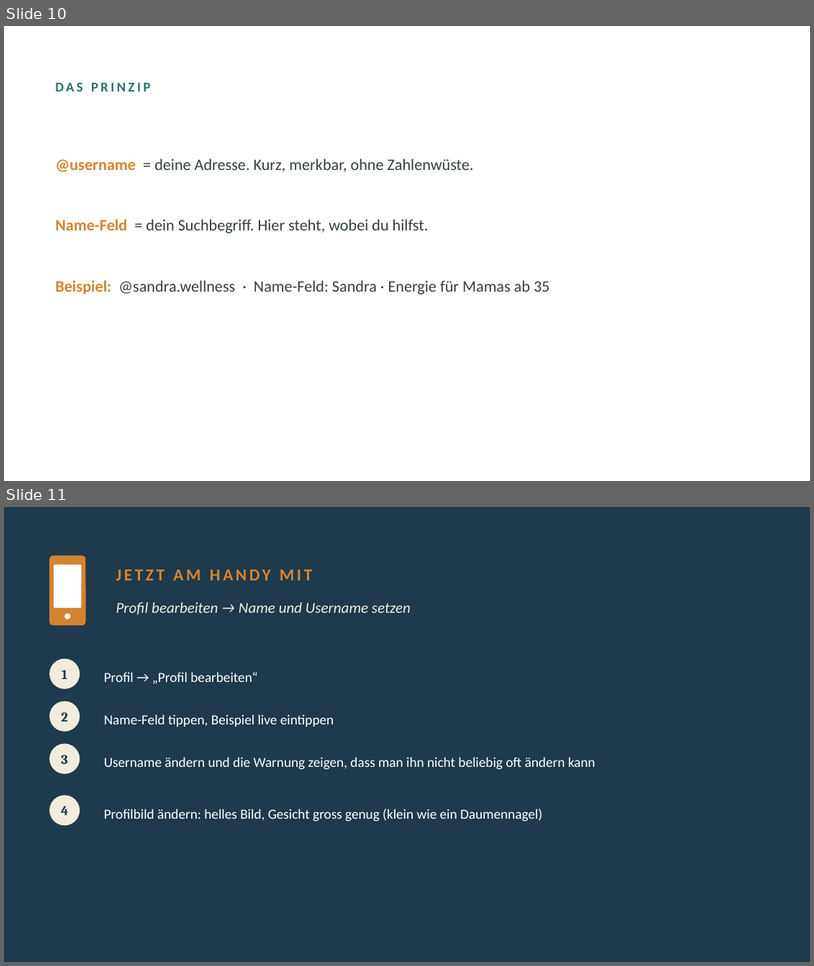
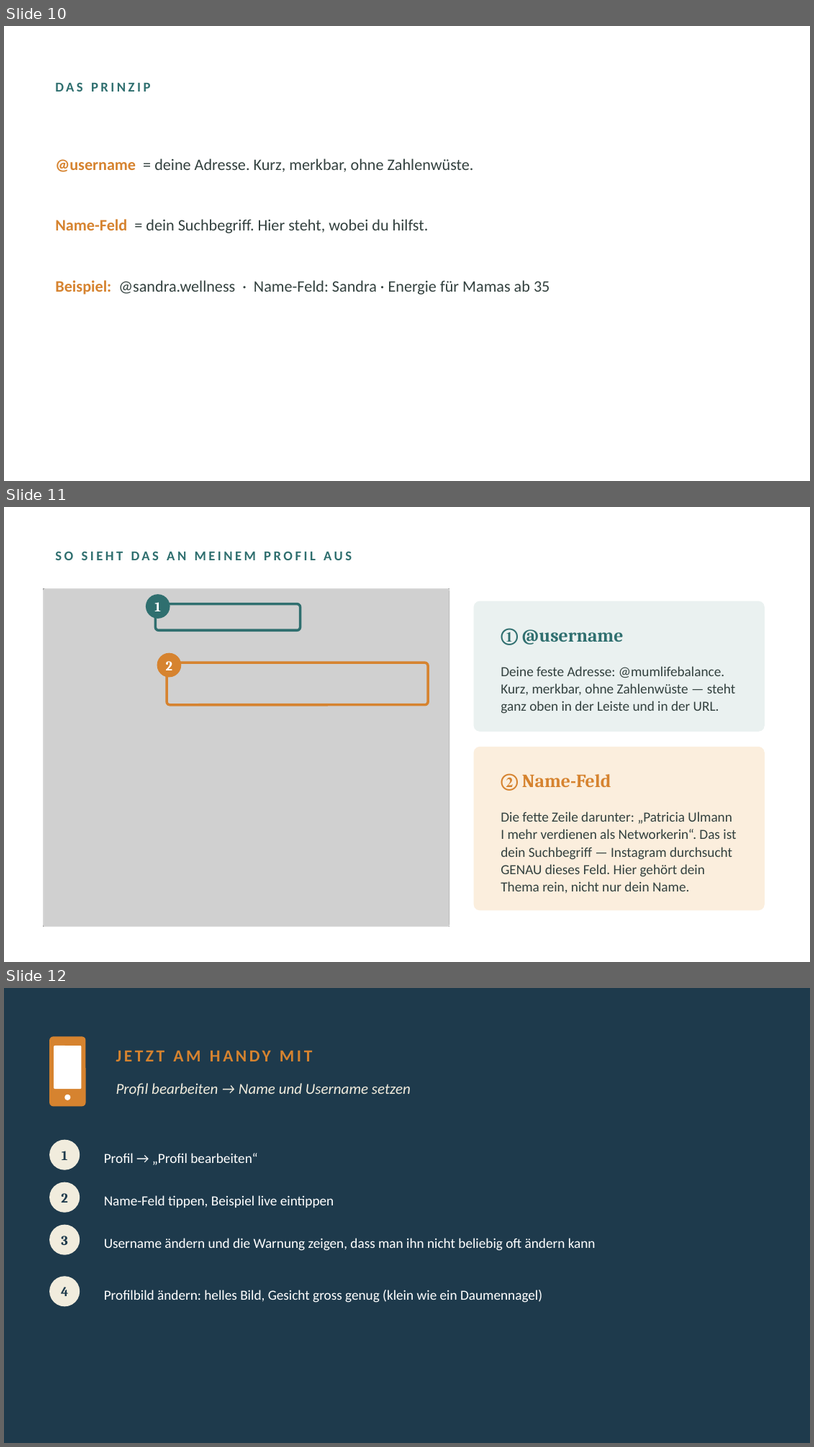
Before and after one commit to pnulmann-hue/mumlifebalance-workspace, a slide deck: outputs/produkte/instagram-startklar/06-praesentation/startklar-modul-1.pptx. Shown one above the other, each under a label of ours: slides 10 and 11 before the commit, slides 10, 11 and 12 after it. The pictures are 814x966 and 814x1447 pixels, drawn with LibreOffice and Linux fonts; fonts in the diff are those of the drawing; grey boxes stand for pictures. Boxes give left, top, right and bottom in pixels: in the first picture for what was removed or moved away, otherwise in the second. Text is boxed around its words. In the diff, an @@ line names an element or a change of style, - is before the commit and + after.

```diff
--- a/outputs/produkte/instagram-startklar/06-praesentation/startklar-modul-1.pptx
+++ b/outputs/produkte/instagram-startklar/06-praesentation/startklar-modul-1.pptx
@@ slide 11 added at box(4, 507, 810, 962), background #FFFFFF @@
@@ text added at box(55, 551, 352, 560), 16 pt, text #2F6F6F, bold @@
+SO SIEHT DAS AN MEINEM PROFIL AUS
@@ picture added at box(44, 589, 450, 926) @@
@@ rounded rectangle added at box(44, 589, 450, 926), outline #D9D9D9 1 pt @@
@@ ellipse added at box(146, 594, 170, 619), fill #2F6F6F, 16 pt, text #FFFFFF, bold @@
+1
@@ rounded rectangle added at box(156, 604, 301, 630), outline #2F6F6F 3 pt @@
@@ rounded rectangle added at box(474, 601, 765, 732), fill #EAF1F0 @@
@@ text added at box(501, 628, 624, 645), 22 pt, text #2F6F6F, bold @@
+① @username
@@ ellipse added at box(157, 653, 181, 678), fill #D6832F, 16 pt, text #FFFFFF, bold @@
+2
@@ rounded rectangle added at box(167, 663, 428, 705), outline #D6832F 3 pt @@
@@ text added at box(501, 666, 736, 714), 16.5 pt, text #33413F @@
+Deine feste Adresse: @mumlifebalance. Kurz, merkbar, ohne Zahlenwüste — steht ganz oben in der Leiste und in der URL.
@@ rounded rectangle added at box(474, 747, 765, 910), fill #FBEEDD @@
@@ text added at box(501, 773, 611, 791), 22 pt, text #D6832F, bold @@
+② Name-Feld
@@ text added at box(501, 812, 736, 894), 16.5 pt, text #33413F @@
+Die fette Zeile darunter: „Patricia Ulmann I mehr verdienen als Networkerin“. Das ist dein Suchbegriff — Instagram durchsucht GENAU dieses Feld. Hier gehört dein Thema rein, nicht nur dein Name.
@@ what was slide 11 is now slide 12 @@
```
Also in this commit, not shown: 5 other files.
